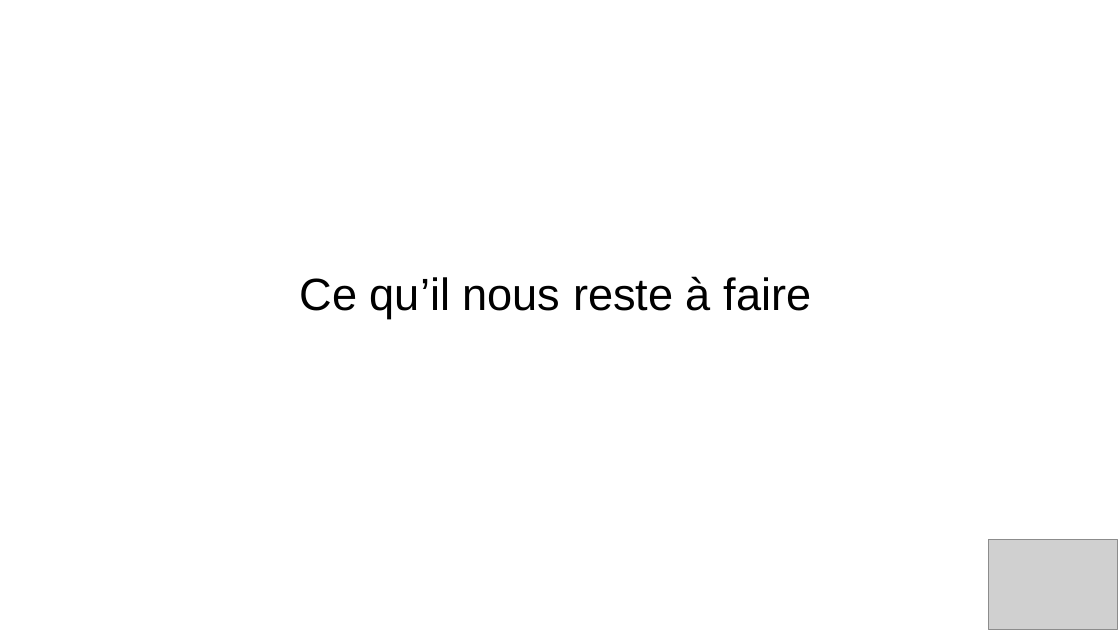
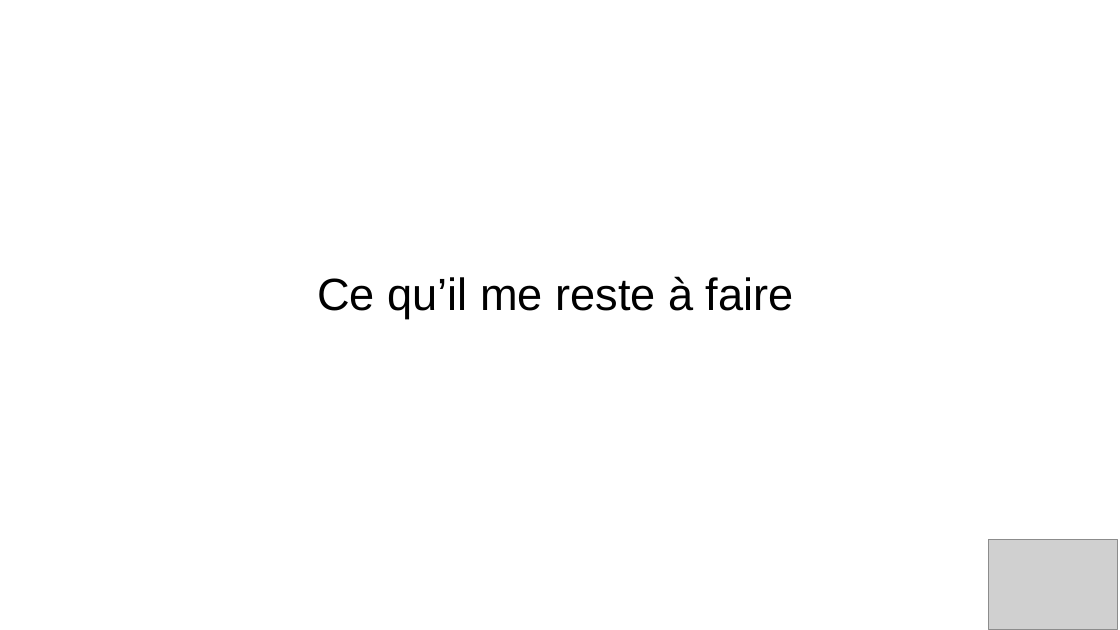
Before and after one commit to Gabin221/Tracking-BLE-documents, a slide deck: slide 18 of Revues/Revues2/andrea/presentation_andrea.odp (slide 14 before the commit). Drawn at 1120x630 pixels with LibreOffice and Linux fonts; fonts in the diff are those of the drawing; grey boxes stand for pictures; background and template pictures are left out. Boxes give left, top, right and bottom in pixels: in the first picture for what was removed or moved away, otherwise in the second. Text is boxed around its words. In the diff, an @@ line names an element or a change of style, - is before the commit and + after.

```diff
--- a/Revues/Revues2/andrea/presentation_andrea.odp
+++ b/Revues/Revues2/andrea/presentation_andrea.odp
@@ title at [317, 276, 794, 319]: text changed @@
-Ce qu’il nous reste à faire
+Ce qu’il me reste à faire
```
Also in this commit, not shown: 1 other slide changed, 4 slides added.
